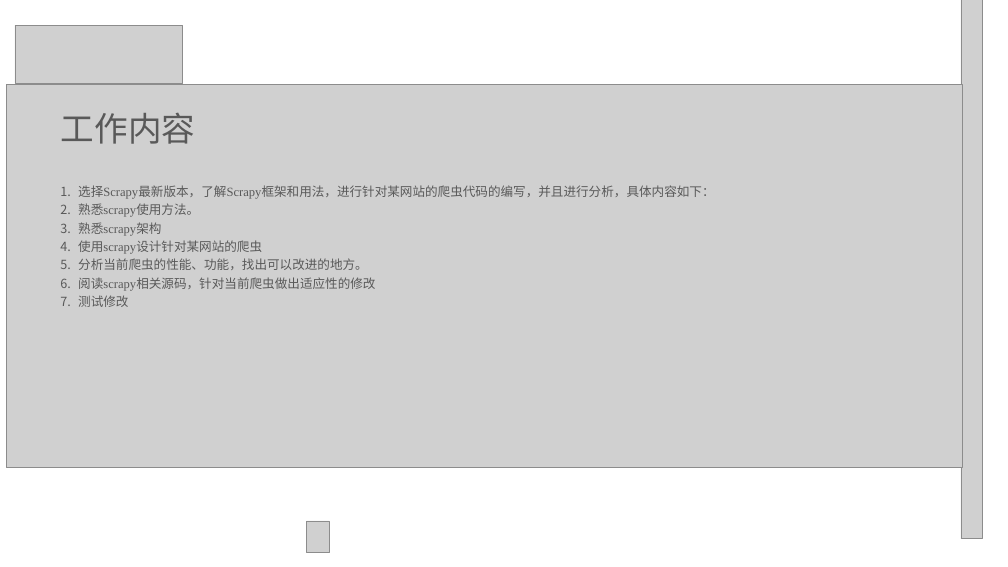
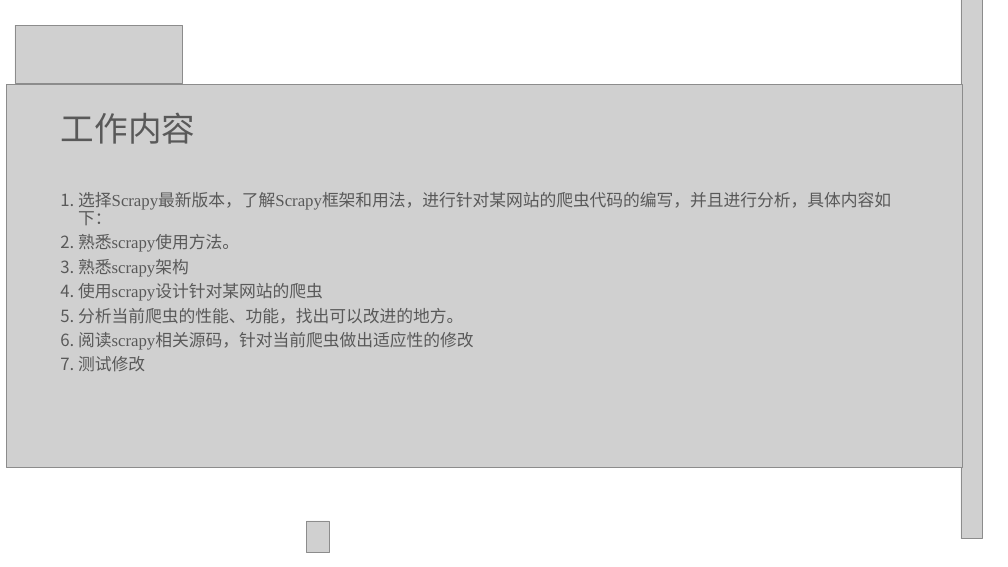
Before and after one commit to bhsei/17TeamC, a slide deck: slide 10 of 3.项目ppt/软件项目计划.ppt. Drawn at 1008x567 pixels with LibreOffice and Linux fonts; fonts in the diff are those of the drawing; grey boxes stand for pictures; background and template pictures are left out. Boxes give left, top, right and bottom in pixels: in the first picture for what was removed or moved away, otherwise in the second. Text is boxed around its words. In the diff, an @@ line names an element or a change of style, - is before the commit and + after.

Commit message:
修改
根据评审意见进行字体的修改

```diff
--- a/3.项目ppt/软件项目计划.ppt
+++ b/3.项目ppt/软件项目计划.ppt
@@ text "选择Scrapy最新版本，了解Scrapy框架和用法，进行针对某网站的爬虫代码的编写，并且进行分析，具体内容如下：" at [78,192,891,371]: size 12 to 16 pt; more space between paragraphs @@
```
Also in this commit, not shown: 5 other slides changed.
